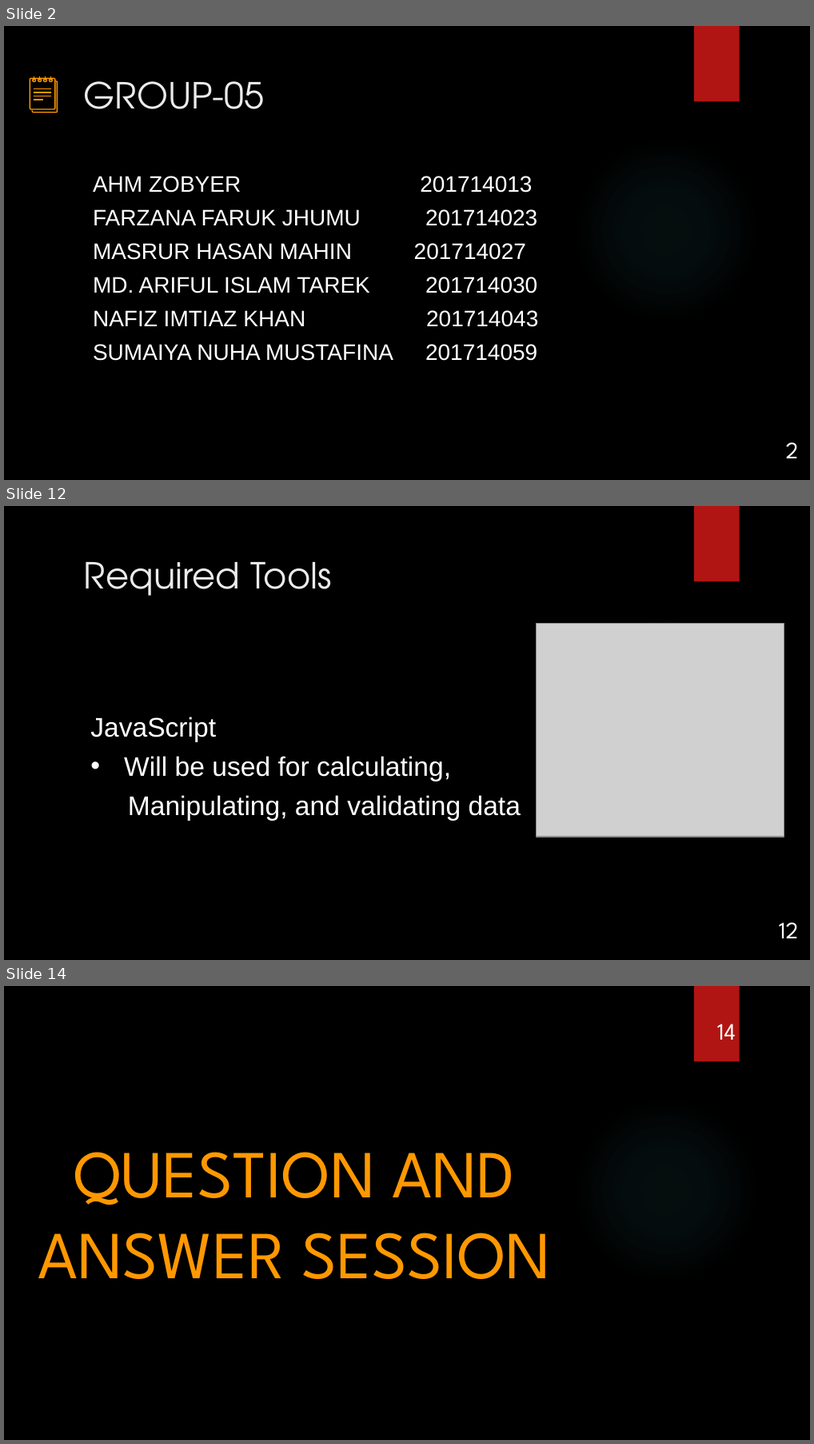
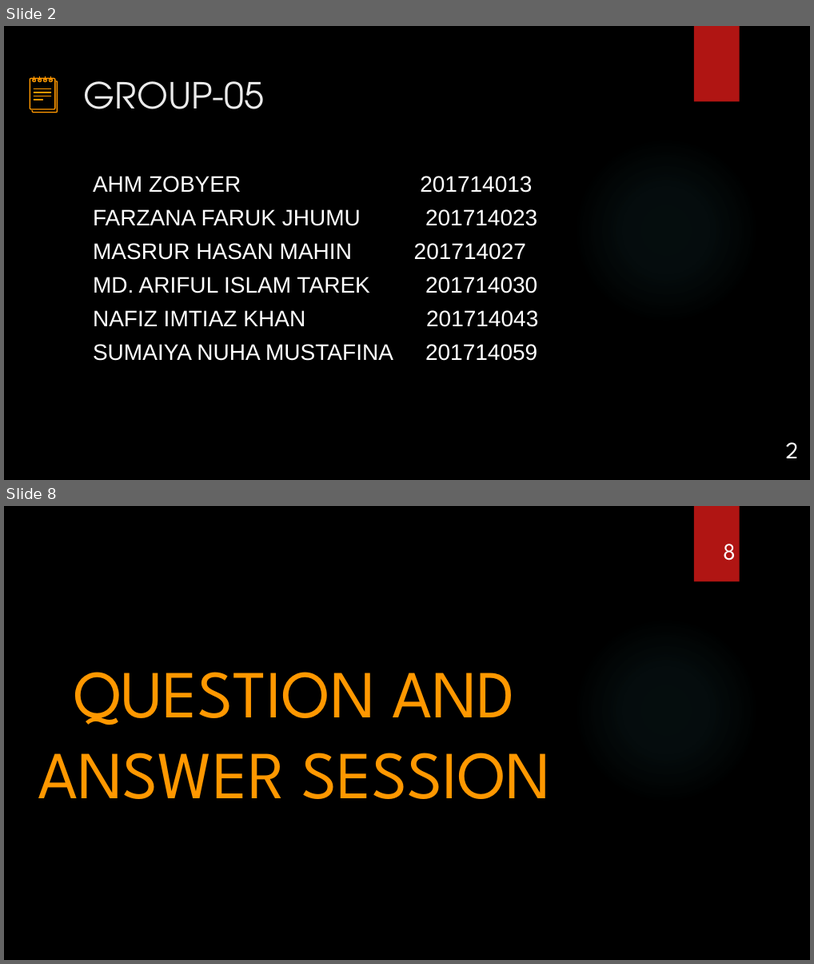
Before and after one commit to Nafiz43/MAAS_WEB, a slide deck: SADD LAB/SADD_initial_1.pptx. Shown one above the other, each under a label of ours: slides 2, 12 and 14 before the commit, slides 2 and 8 after it; the slides between them are not shown. The pictures are 814x1444 and 814x964 pixels, drawn with LibreOffice and Linux fonts; fonts in the diff are those of the drawing; grey boxes stand for pictures; background and template pictures are left out. Boxes give left, top, right and bottom in pixels: in the first picture for what was removed or moved away, otherwise in the second. Text is boxed around its words. In the diff, an @@ line names an element or a change of style, - is before the commit and + after.

```diff
--- a/SADD LAB/SADD_initial_1.pptx
+++ b/SADD LAB/SADD_initial_1.pptx
@@ slide 12 removed at (4, 506, 810, 960), background picture (left out); not listed: 2 template elements that a slide beside it also shows @@
@@ title removed at (84, 562, 332, 596) @@
-Required Tools
@@ picture removed at (537, 623, 786, 836) @@
@@ text removed at (90, 716, 521, 820) @@
-JavaScript
-• Will be used for calculating,
-Manipulating, and validating data
@@ page number removed at (779, 922, 799, 938) @@
-12
@@ what was slide 14 is now slide 8 @@
@@ page number at (723, 544, 736, 560): text changed @@
-14
+8
```
Also in this commit, not shown: 3 slides changed, 2 slides added, 7 other slides removed.
